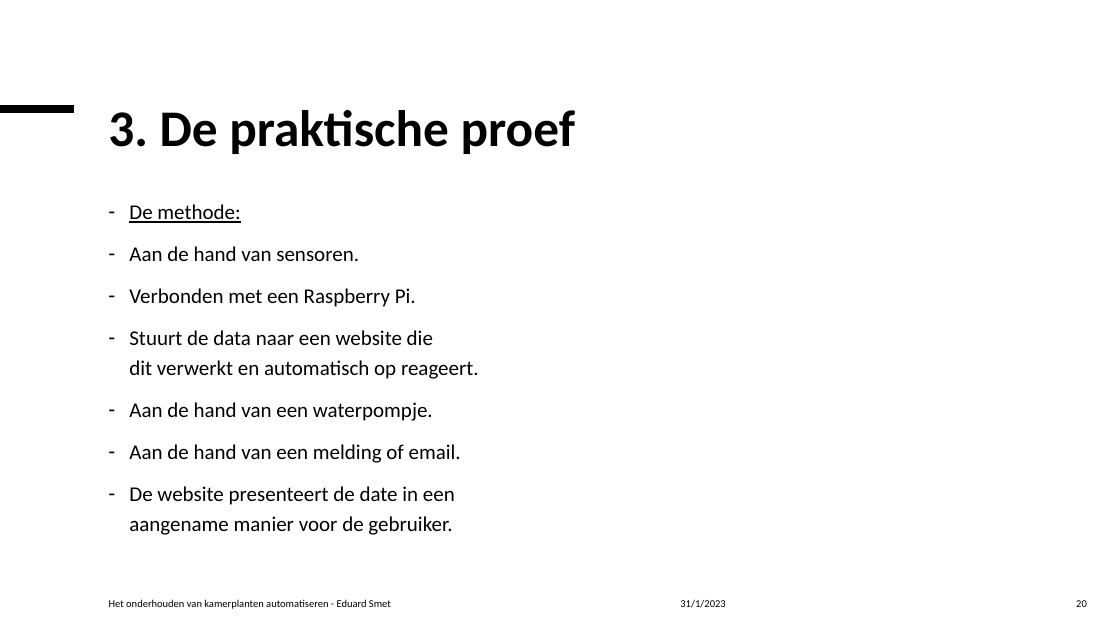
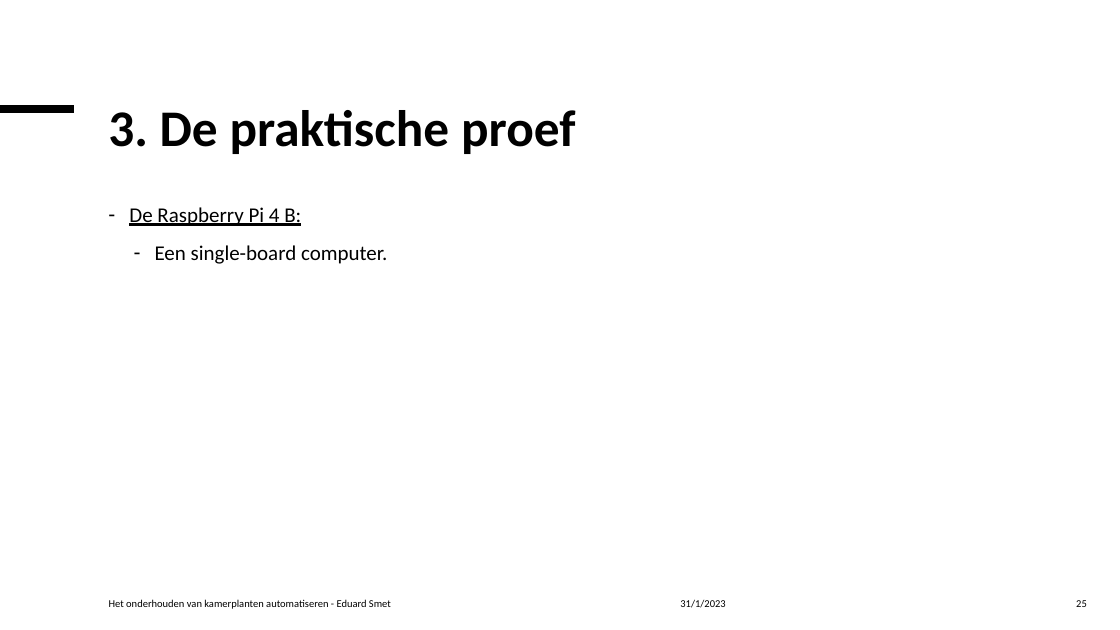
Before and after one commit to Celarye/syfinalproject, a slide deck: slide 25 of FinalProject.pptx (slide 20 before the commit). Drawn at 1120x630 pixels with LibreOffice and Linux fonts; fonts in the diff are those of the drawing. Boxes give left, top, right and bottom in pixels: in the first picture for what was removed or moved away, otherwise in the second. Text is boxed around its words. In the diff, an @@ line names an element or a change of style, - is before the commit and + after.

```diff
--- a/FinalProject.pptx
+++ b/FinalProject.pptx
@@ text at box(129, 207, 387, 264): text changed @@
-– De methode:
-– Aan de hand van sensoren.
-– Verbonden met een Raspberry Pi.
-– Stuurt de data naar een website die
-  dit verwerkt en automatisch op reageert.
-– Aan de hand van een waterpompje.
-– Aan de hand van een melding of email.
-– De website presenteert de date in een
-  aangename manier voor de gebruiker.
+– De Raspberry Pi 4 B:
+  – Een single-board computer.
@@ page number at box(1076, 600, 1087, 607): text changed @@
-20
+25
```
Also in this commit, not shown: 20 other slides changed, 4 slides added.
